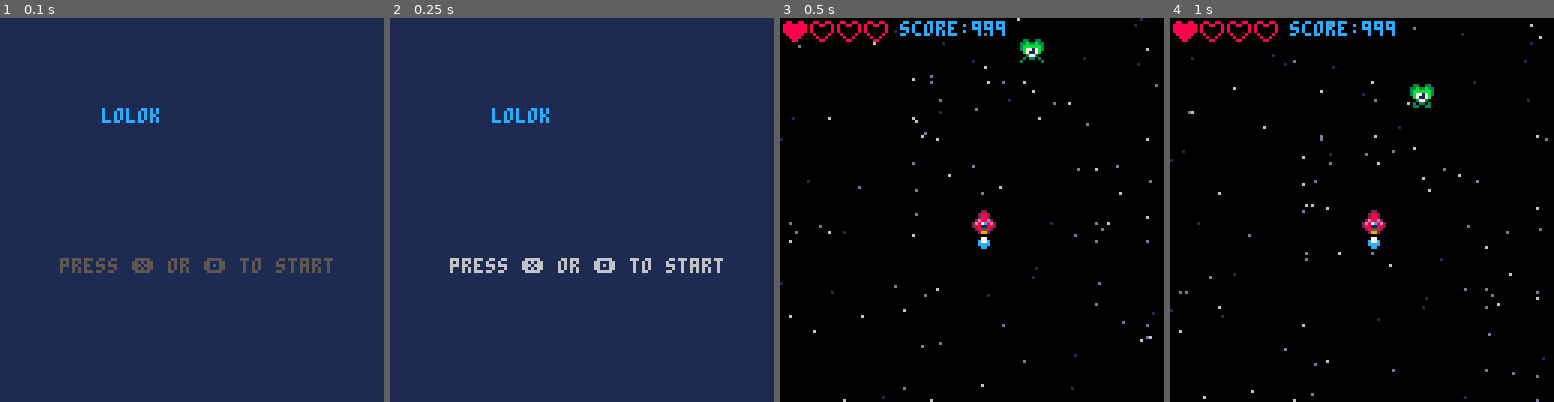
Above: before the commit, frames 1-4 (left to right).
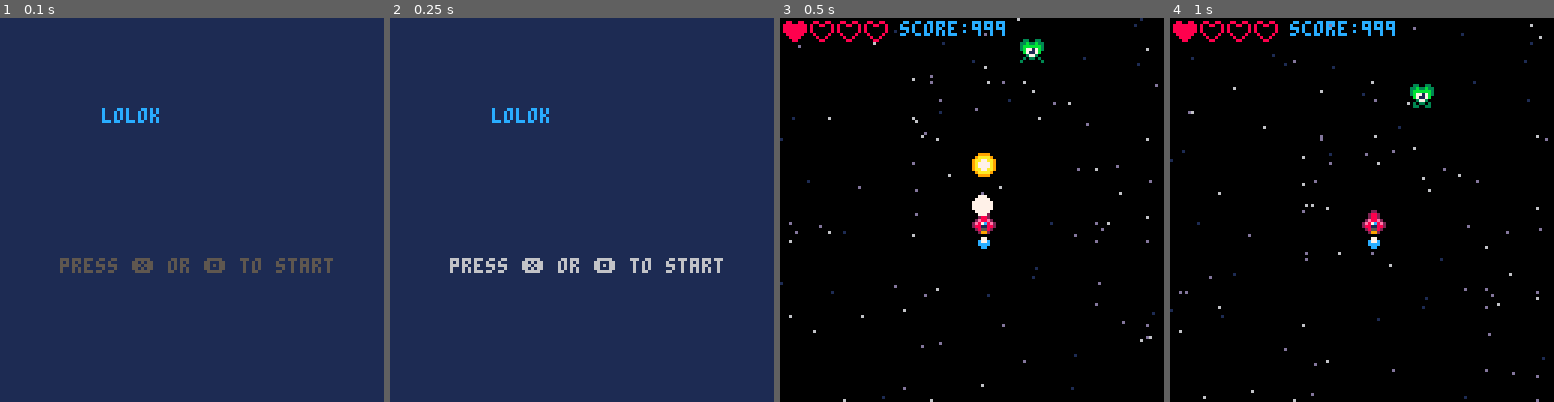
Above: after the commit, the same moments.

Repository: naufalazzmy/pico8miniproject
Game: PICO-8 cartridge art.p8
The game is run twice, just before and just after one commit, with the same random seed, the same clock (stepped at 60 frames per second) and the same inputs.
Inputs:
- Up to frame 1 (0.1 s): no input
- Up to frame 2 (0.25 s): no input
- Up to frame 3 (0.5 s): tap X (X key) at 0.33 s
- Up to frame 4 (1 s): tap O (Z key) at 0.7 s

Frames 1-2 are identical in both runs. In frame 3, 0.5% of the frame differs, in the area x 50-57%, y 35-52%; in frame 4, nothing differs.

Commit message:
Update art.p8

Diff:
--- a/art.p8
+++ b/art.p8
@@ -49,6 +49,8 @@
 	score=999
 
 	lives=1
+	firerate=5
+	fire_cd=0
 
 	stars={}
 	for i=1,100 do
@@ -74,6 +76,17 @@
 
 -->8
 --tools
+function shot()
+	local newbul={
+  x=ship.x,
+  y=ship.y-3,
+  spr=16
+ }
+ add(buls,newbul)
+ sfx(0)
+ muzzle=7
+end
+
 function starfield()
  for i=1,#stars do
   local mystar=stars[i]
@@ -154,16 +167,14 @@
 	if btn(⬇️) then
 	 ship.sy=2
 	end
-	if btnp(❎) then
-	 local newbul={
-	  x=ship.x,
-	  y=ship.y-3,
-	  spr=16
-	 }
-	 add(buls,newbul)
-	 sfx(0)
-	 muzzle=7
-	end
+	if btn(❎) and fire_cd == 0 then
+	 shot()
+	 fire_cd=firerate
+	end
+
+ if fire_cd>0 then
+  fire_cd-=1
+ end
 
 	--moving the ship
 	ship.x+=ship.sx
